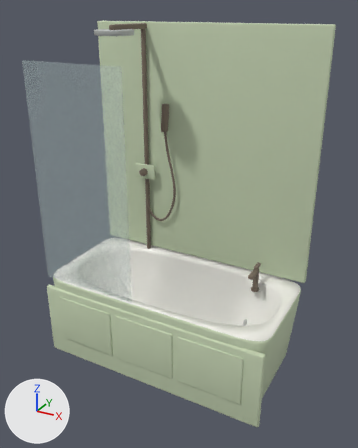
A saved change to the Blender file assets-source/blender/bath-shower-combo.blend.
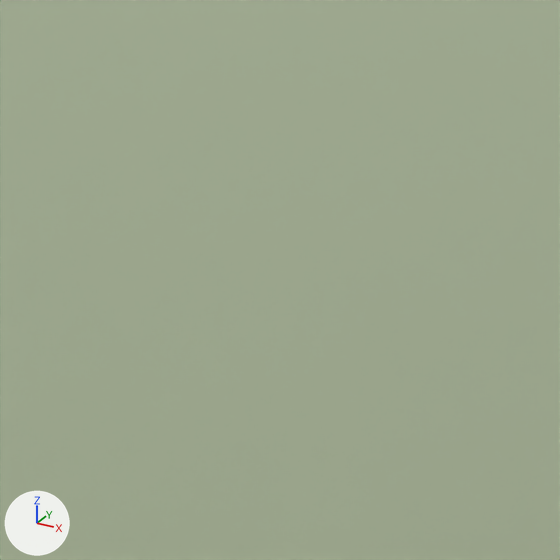
The first picture shows the older version from a camera (50 mm lens) standing at (1.38, -2.43, 2.19) and looking at (0.05, -0.01, 0.98). The close-ups show the older and then the newer version on the part from 64% to 85% of the width and 30% to 47% of the height of that picture. Only the edits that show in the close-ups are written down. Lighting does not change. The marker at lower left points along +X, +Y and +Z.

The first close-up shows 'tub_shower_backboard'.
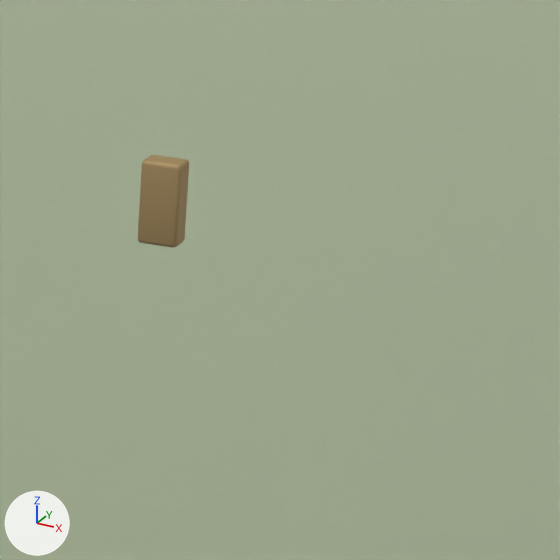
Location of each change, (x1, y1, x2, y2) in pixels of the close-ups (560 x 560 px):
'glass_hinge_clamp.001', added (brown)
    after: (138, 155, 189, 248)

Diff of the bpy script that builds the scene:
```diff
--- a/assets-source/blender/bath-shower-combo.blend.py
+++ b/assets-source/blender/bath-shower-combo.blend.py
@@ mat_joinery_aged_brass @@
+mat_joinery_aged_brass = principled_material('joinery-aged-brass')
+mat_joinery_aged_brass.base_color = (0.41, 0.29, 0.13)  # brown #ac9365
+mat_joinery_aged_brass.metallic = 0.35
+mat_joinery_aged_brass.roughness = 0.66
@@ me_cube_549 @@
+me_cube_549.from_pydata(...)  # 96 vertices, 98 faces; spans x 0.5793..0.6063, y -0.3145..-0.2968, z 1.4845..1.5395
+me_cube_549.polygons.foreach_set('use_smooth', [True] * 98)
+me_cube_549.materials.append(mat_joinery_aged_brass)  # brown #ac9365
@@ ob_glass_hinge_clamp_001 @@
+ob_glass_hinge_clamp_001 = bpy.data.objects.new('glass_hinge_clamp.001', me_cube_549)
+ob_glass_hinge_clamp_001.location = (0.0, 0.0, 0.0)
```
